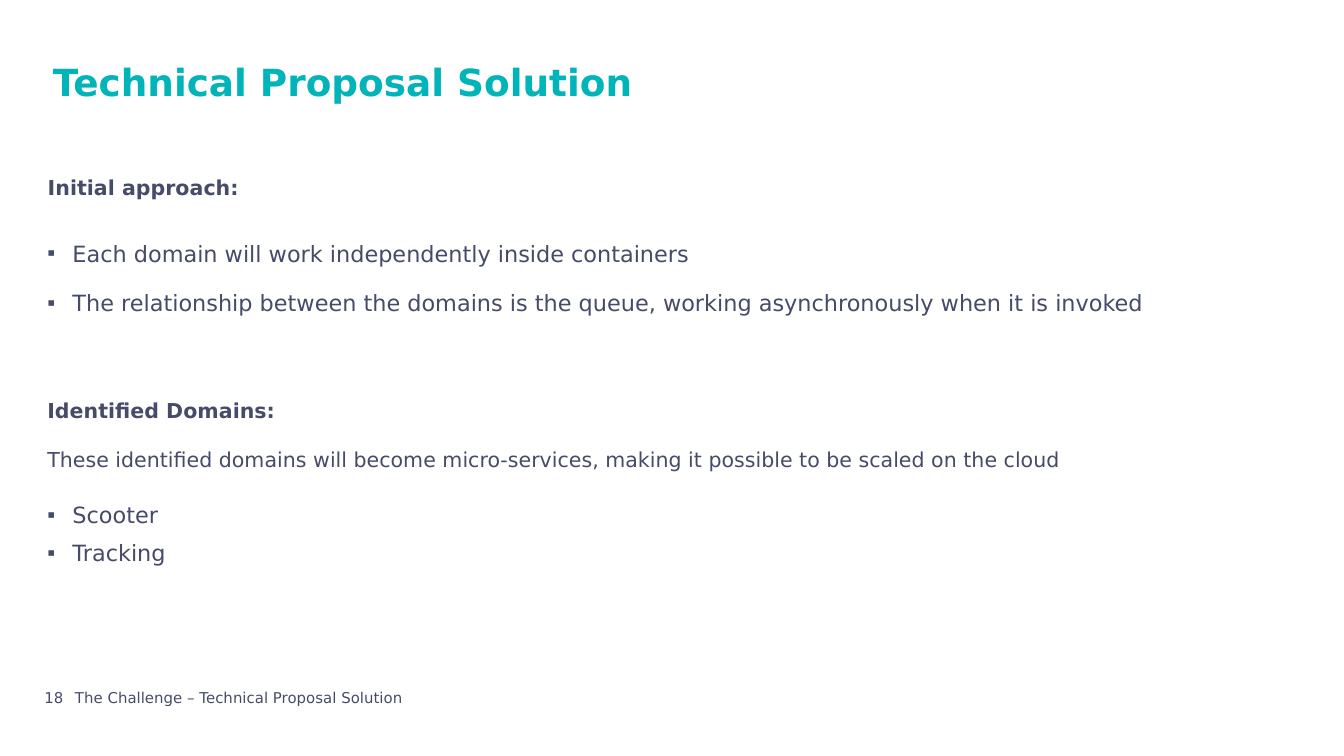
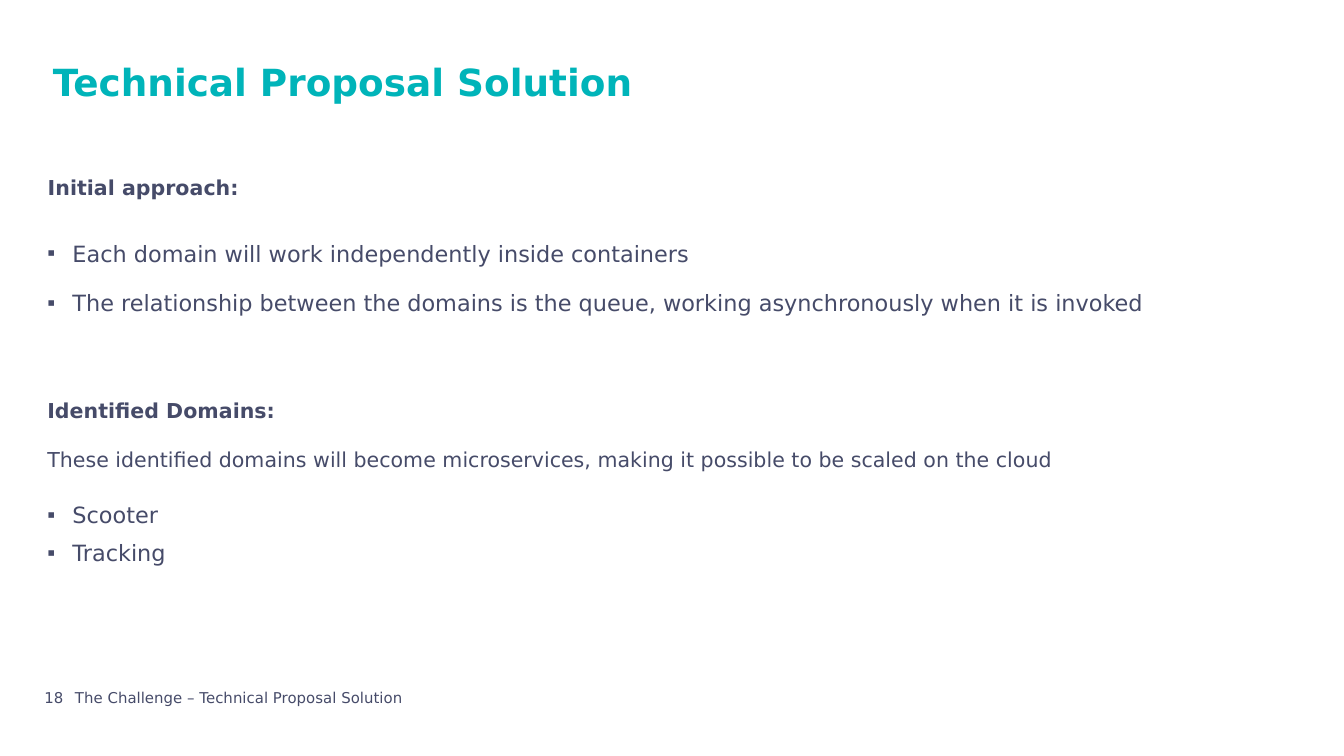
Before and after one commit to andreraica/ScooterRental, a slide deck: slide 18 of documentation/Presentation.pptx. Drawn at 1344x756 pixels with LibreOffice and Linux fonts; fonts in the diff are those of the drawing; background and template pictures are left out. Boxes give left, top, right and bottom in pixels: in the first picture for what was removed or moved away, otherwise in the second. Text is boxed around its words. In the diff, an @@ line names an element or a change of style, - is before the commit and + after.

```diff
--- a/documentation/Presentation.pptx
+++ b/documentation/Presentation.pptx
@@ text at box(47, 451, 1052, 472): text changed @@
-These identified domains will become micro-services, making it possible to be scaled on the cloud
+These identified domains will become microservices, making it possible to be scaled on the cloud
```
Also in this commit, not shown: 2 other slides changed, 1 other file.
